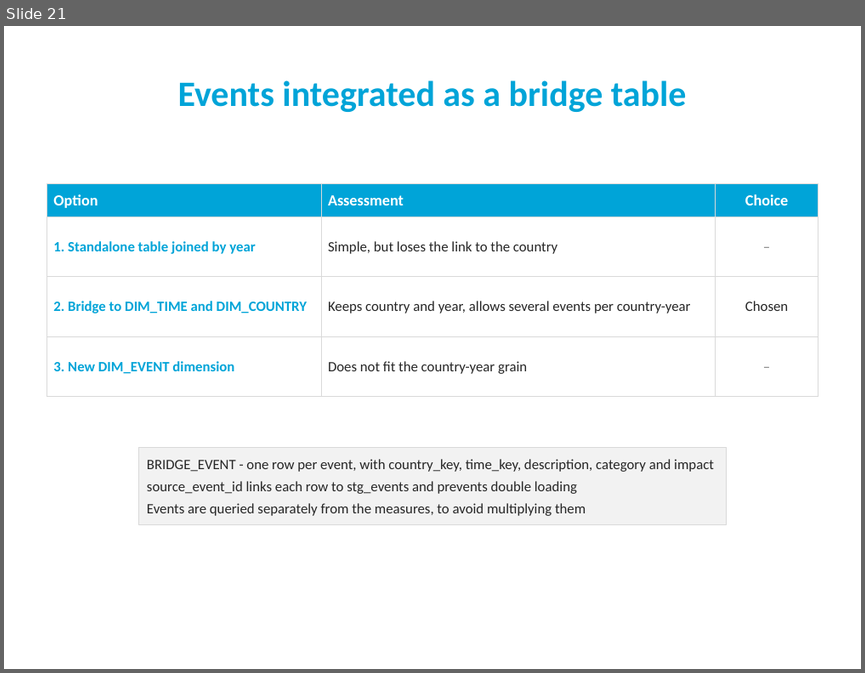
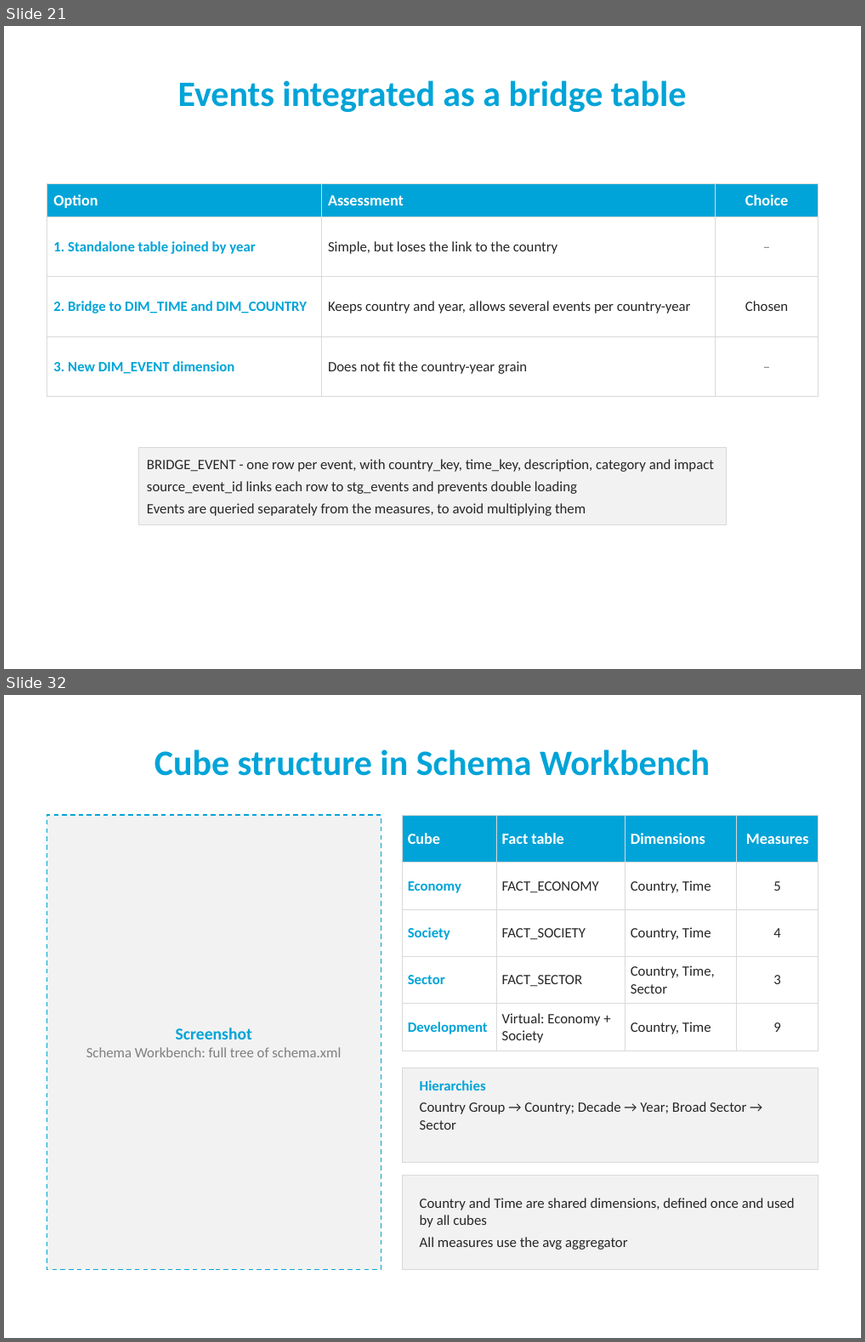
Before and after one commit to goncalo151515/AID, a slide deck: slides_20.pptx. Shown one above the other, each under a label of ours: slide 21 before the commit, slides 21 and 32 after it; the slides between them are not shown. The pictures are 865x673 and 865x1342 pixels, drawn with LibreOffice and Linux fonts; fonts in the diff are those of the drawing; background and template pictures are left out. Boxes give left, top, right and bottom in pixels: in the first picture for what was removed or moved away, otherwise in the second. Text is boxed around its words. In the diff, an @@ line names an element or a change of style, - is before the commit and + after.

```diff
--- a/slides_20.pptx
+++ b/slides_20.pptx
@@ slide 32 added at [4, 695, 861, 1338], background #FFFFFF @@
@@ title added at [154, 749, 710, 776], 30 pt, text #00A4D8, bold @@
+Cube structure in Schema Workbench
@@ rectangle added at [46, 815, 381, 1269], fill #F2F2F2, outline #00A4D8 1 pt dashed @@
@@ table added at [403, 815, 818, 1050], 5 rows, 4 columns @@
+Cube | Fact table | Dimensions | Measures
+Economy | FACT_ECONOMY | Country, Time | 5
+Society | FACT_SOCIETY | Country, Time | 4
+Sector | FACT_SECTOR | Country, Time, Sector | 3
+Development | Virtual: Economy + Society | Country, Time | 9
@@ text added at [86, 1027, 341, 1057], 12 pt, text #7F7F7F @@
+Screenshot
+Schema Workbench: full tree of schema.xml
@@ rectangle added at [403, 1067, 818, 1162], fill #F2F2F2, outline #D9D9D9 0.75 pt @@
@@ text added at [420, 1080, 746, 1129], 12 pt, text #262626 @@
+Hierarchies
+Country Group → Country; Decade → Year; Broad Sector → Sector
@@ rectangle added at [403, 1174, 818, 1269], fill #F2F2F2, outline #D9D9D9 0.75 pt @@
@@ text added at [420, 1197, 794, 1249], 12 pt, text #262626 @@
+Country and Time are shared dimensions, defined once and used by all cubes
+All measures use the avg aggregator
```
Also in this commit, not shown: 4 slides changed, 23 other slides added, 1 slide removed, 9 other files.
